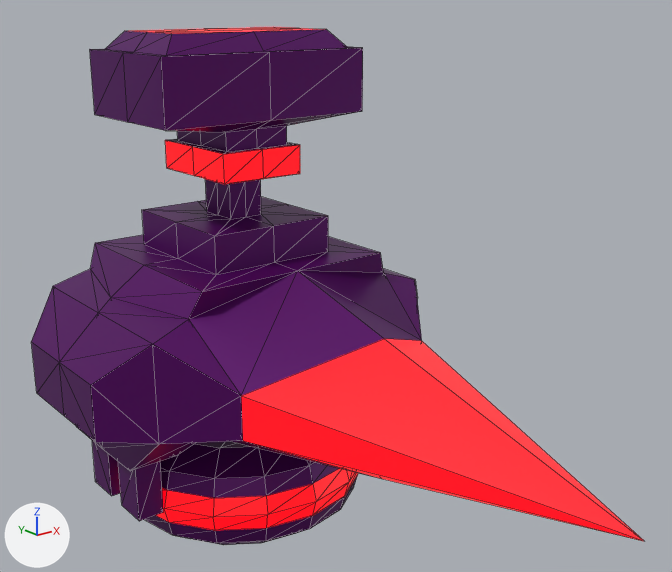
One commit to the glTF model resource/user/enemy_hit.glb: the scene before it, then after it.
Both versions are drawn from a 50 mm camera at (-3.04, -4.82, 4.27) aimed at (0.05, -0.95, 2.73). The lights are fixed; the arrows at lower left show +X, +Y and +Z. Mesh edges are drawn as thin lines.

Objects in the first picture: 'Body.001', 'Wheel.001'.
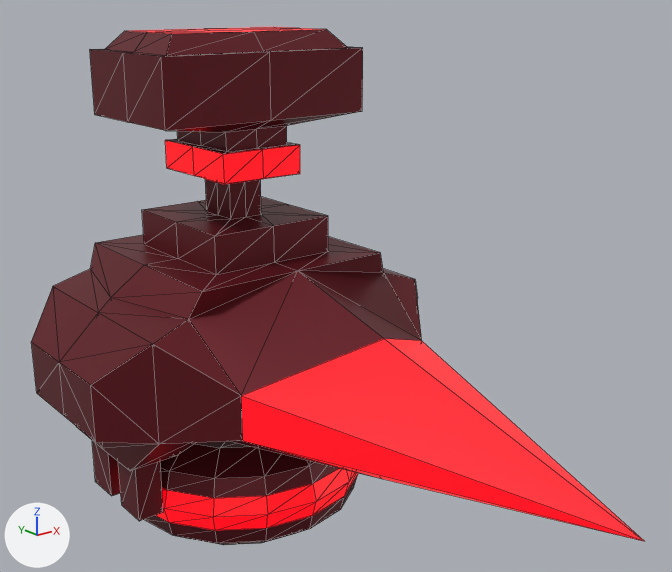
Pixel boxes (x1, y1, x2, y2) of what changed, in the pictures (672 x 572 px):
'Body.001', recoloured: (31, 28, 422, 521) in both
'Wheel.001', recoloured: (144, 441, 346, 545) in both

Diff of the bpy script that builds the scene:
```diff
--- a/resource/user/enemy_hit.glb.py
+++ b/resource/user/enemy_hit.glb.py
@@ mat_body_002 @@
 mat_body_002 = principled_material('Body.002')
-mat_body_002.base_color = (0.11, 0.0, 0.152)  # dark purple #5d006d
+mat_body_002.base_color = (0.152, 0.0119, 0.0195)  # dark red #6d1c26
 mat_body_002.metallic = 0.5
```
